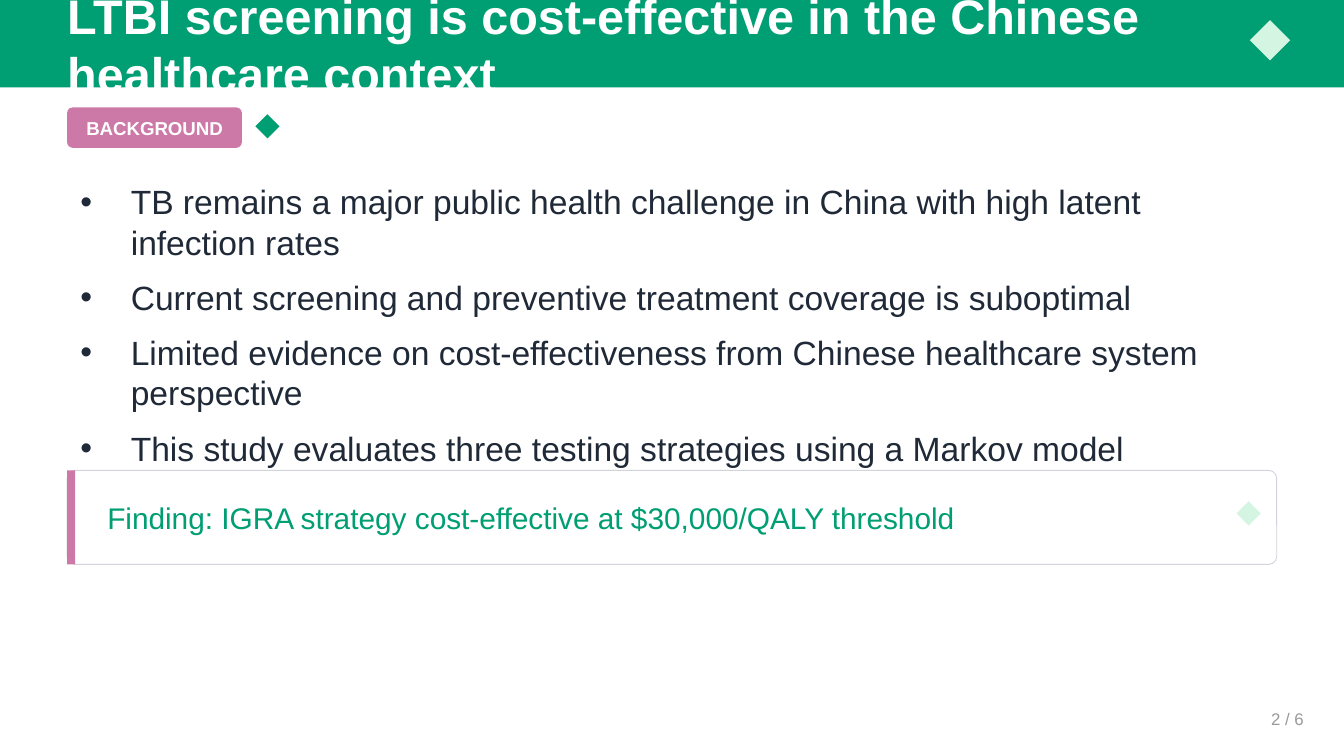
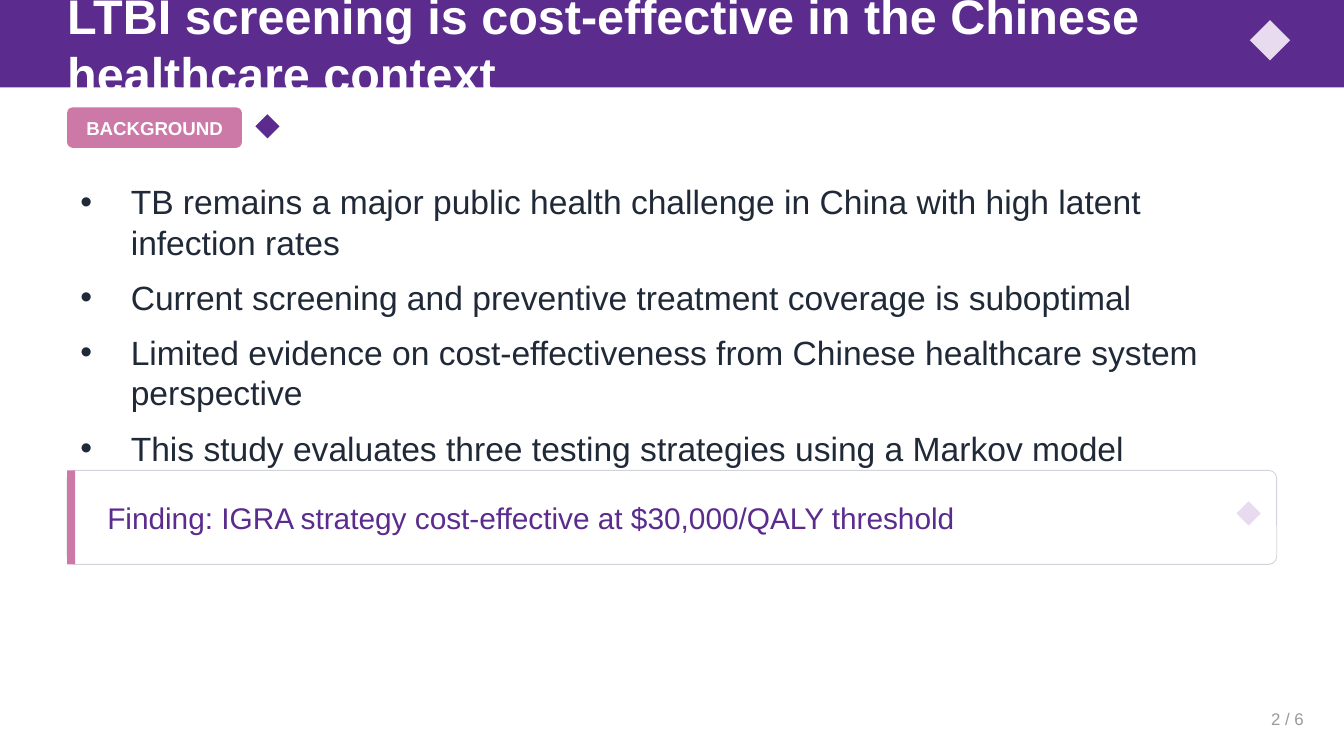
Before and after one commit to ablikimeli/paper2ppt-skill, a slide deck: slide 2 of templates/samples/template_teal.pptx. Drawn at 1344x756 pixels with LibreOffice and Linux fonts; fonts in the diff are those of the drawing. Boxes give left, top, right and bottom in pixels: in the first picture for what was removed or moved away, otherwise in the second. Text is boxed around its words. In the diff, an @@ line names an element or a change of style, - is before the commit and + after.

```diff
--- a/templates/samples/template_teal.pptx
+++ b/templates/samples/template_teal.pptx
@@ rectangle at (0,0,1344,87): fill #009E73 to #5B2C8E @@
@@ diamond at (1250,20,1290,60): fill #D5F5E3 to #E8DAEF @@
@@ diamond at (255,114,280,138): fill #009E73 to #5B2C8E @@
@@ text "Finding: IGRA strategy cost-effective at ..." at (107,507,955,534): text colour #009E73 to #5B2C8E @@
@@ diamond at (1236,501,1261,526): fill #D5F5E3 to #E8DAEF @@
```
Also in this commit, not shown: 2 other slides changed, 11 other files.
